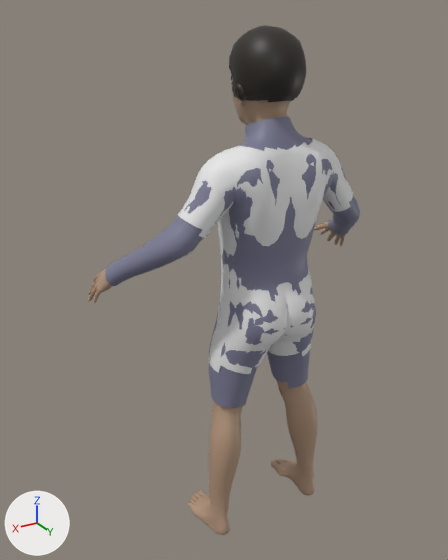
What one commit did to the glTF model godot/assets/humans/child_02.glb.
Before and after are seen from a 50 mm camera at (0.883, 1.227, 1.428) aimed at (0.058, -0.148, 0.741). The lights are fixed; the arrows at lower left show +X, +Y and +Z. The picture after the commit comes second. Vertices at exactly the same position are counted once.

Objects in the first picture: 'body', 'hair', 'lower', 'top'.
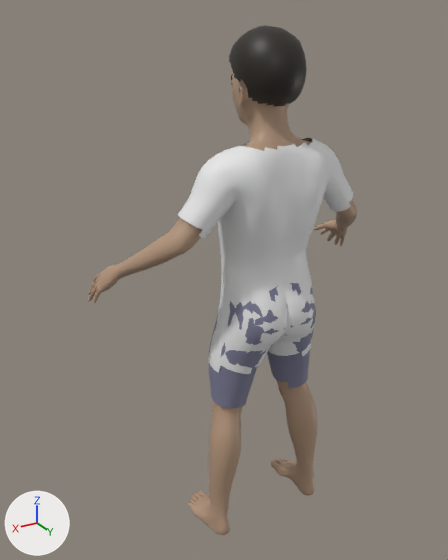
Changed parts and their boxes (x1, y1, x2, y2) in the pictures (448 x 560 px):
'lower', reshaped
    before: (105, 117, 360, 408)
    after: (209, 283, 316, 408)
'hair', reshaped
    before: (229, 25, 306, 103)
    after: (229, 25, 307, 107)
part 1 of me_base_003, reshaped
    before: (229, 44, 304, 103)
    after: (229, 44, 305, 107)
part 2 of me_base_002, cut back
    before: (105, 117, 360, 291)

The change, as a diff of the scene's bpy script:
```diff
--- a/godot/assets/humans/child_02.glb.py
+++ b/godot/assets/humans/child_02.glb.py
@@ me_base_003 @@
 # used by ob_hair; location = (0.0, 0.0, 0.0)
-me_base_003.from_pydata(...)  # 794 vertices, 1440 faces; spans x -0.09..0.09, y -0.143..0.054, z 1.239..1.402
+me_base_003.from_pydata(...)  # 294 vertices, 512 faces; spans x -0.084..0.084, y -0.154..0.054, z 1.228..1.402
+# me_base_003 part 1: 68 vertices moved from x -0.083..0.083, y -0.129..0.051, z 1.242..1.357 to x -0.084..0.084, y -0.13..0.052, z 1.233..1.357; 592 vertices removed from x -0.09..0.09, y -0.143..0.022, z 1.239..1.354; 92 vertices added at x -0.083..0.083, y -0.154..0.023, z 1.228..1.354
 me_base_003.materials.append(mat_hair)
@@ me_base_002 @@
 # used by ob_lower; location = (0.0, 0.0, 0.0)
-me_base_002.from_pydata(...)  # 1818 vertices, 3552 faces; spans x -0.399..0.399, y -0.196..0.088, z 0.418..1.205
+me_base_002.from_pydata(...)  # 516 vertices, 956 faces; spans x -0.158..0.158, y -0.123..0.088, z 0.418..0.792
+# me_base_002 part 2: 1304 vertices removed from x -0.399..0.399, y -0.196..0.076, z 0.762..1.205; 2 vertices added at x -0.094..0.094, y -0.085, z 0.762
 me_base_002.materials.append(mat_lower)
```
